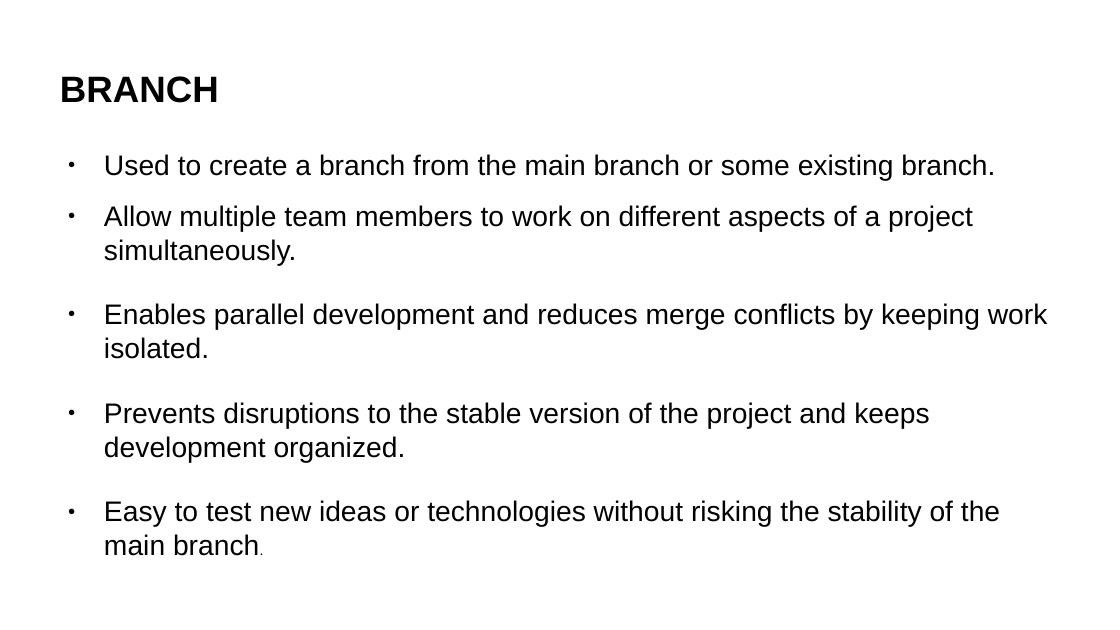
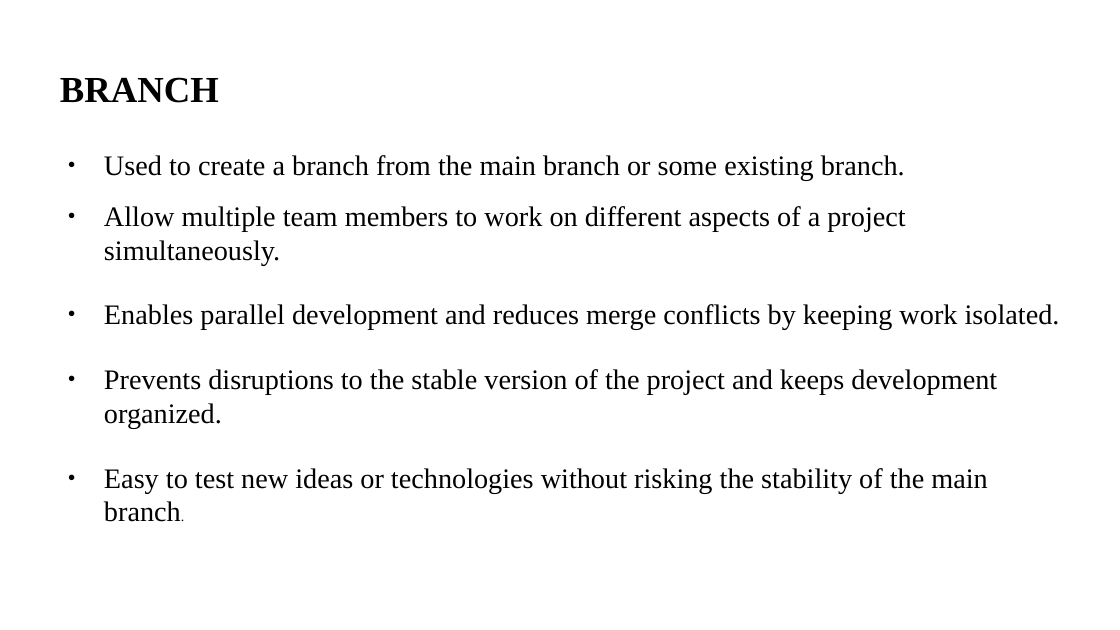
Before and after one commit to anubhavAnora/presentation, a slide deck: slide 7 of Presentation.odp. Drawn at 1120x630 pixels with LibreOffice and Linux fonts; fonts in the diff are those of the drawing. Boxes give left, top, right and bottom in pixels: in the first picture for what was removed or moved away, otherwise in the second. Text is boxed around its words. In the diff, an @@ line names an element or a change of style, - is before the commit and + after.

```diff
--- a/Presentation.odp
+++ b/Presentation.odp
@@ title "BRANCH" at bbox=[60, 77, 219, 103]: font Arial to Times New Roman @@
@@ text "Used to create a branch ..." at bbox=[104, 155, 1060, 522]: font Arial to Times New Roman @@
```
Also in this commit, not shown: 1 other slide changed.
